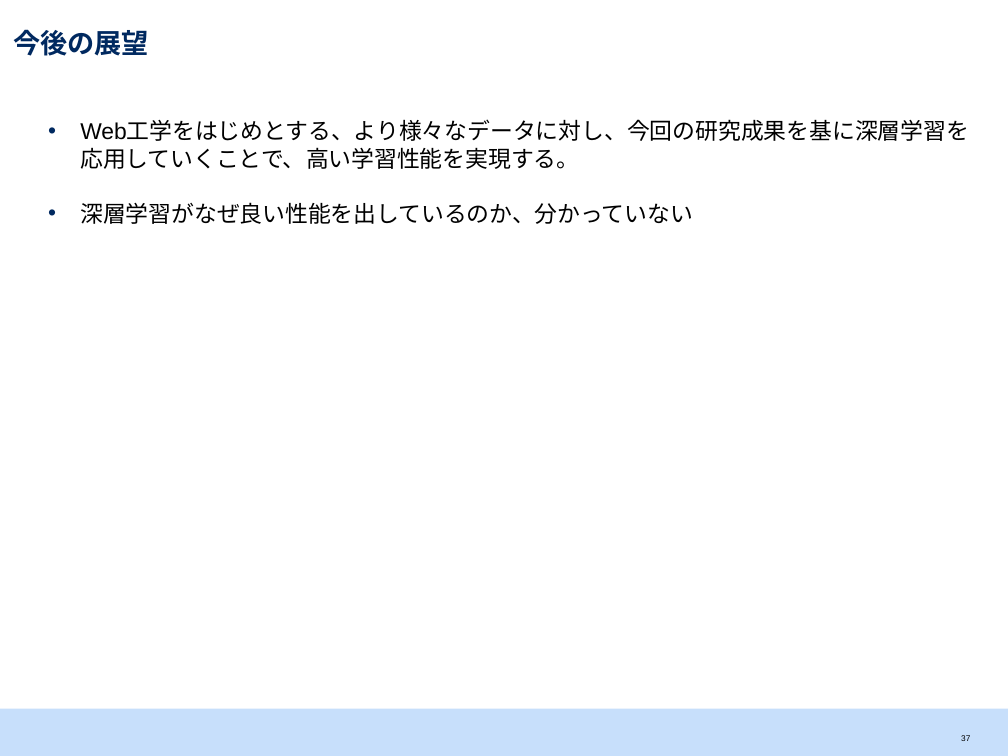
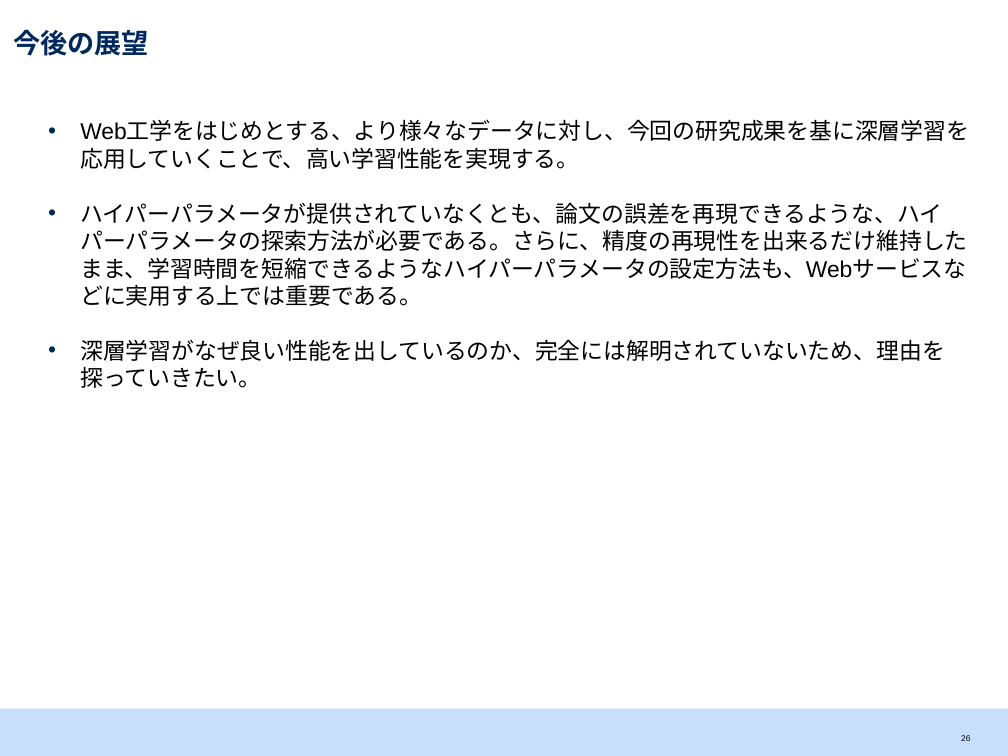
Before and after one commit to srtk/sotsuron, a slide deck: slide 27 of doc/sotsuron_defense/bd.pptx (slide 38 before the commit). Drawn at 1008x756 pixels with LibreOffice and Linux fonts; fonts in the diff are those of the drawing. Boxes give left, top, right and bottom in pixels: in the first picture for what was removed or moved away, otherwise in the second. Text is boxed around its words. In the diff, an @@ line names an element or a change of style, - is before the commit and + after.

```diff
--- a/doc/sotsuron_defense/bd.pptx
+++ b/doc/sotsuron_defense/bd.pptx
@@ text at box(80, 202, 967, 388): text changed @@
-• 深層学習がなぜ良い性能を出しているのか、分かっていない
+• ハイパーパラメータが提供されていなくとも、論文の誤差を再現できるような、ハイパーパラメータの探索方法が必要である。さらに、精度の再現性を出来るだけ維持したまま、学習時間を短縮できるようなハイパーパラメータの設定方法も、Webサービスなどに実用する上では重要である。
+• 深層学習がなぜ良い性能を出しているのか、完全には解明されていないため、理由を探っていきたい。
@@ page number at box(961, 735, 970, 741): text changed @@
-37
+26
```
Also in this commit, not shown: 15 other slides changed, 3 slides added, 6 slides removed, 3 other files.
